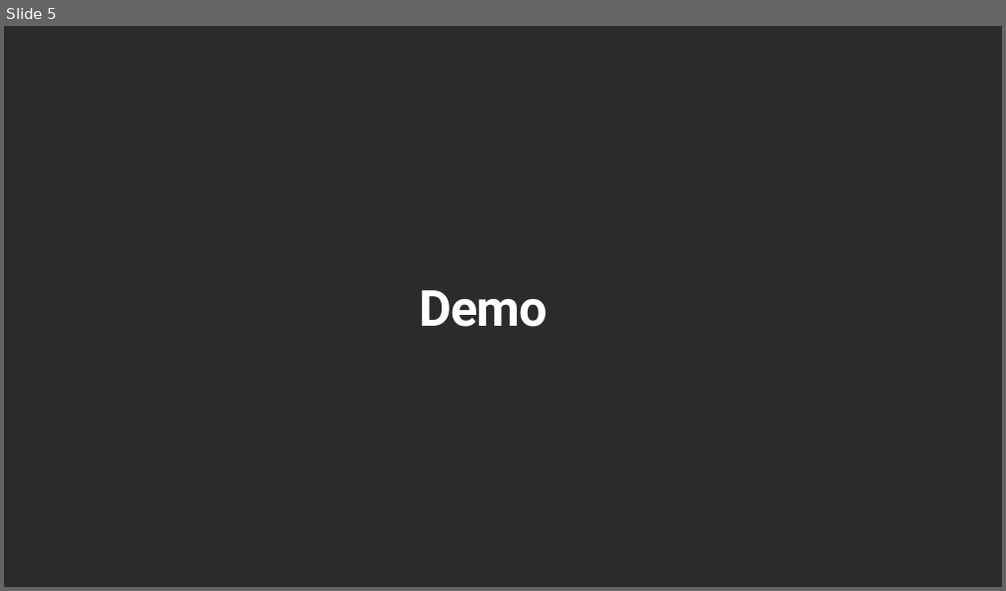
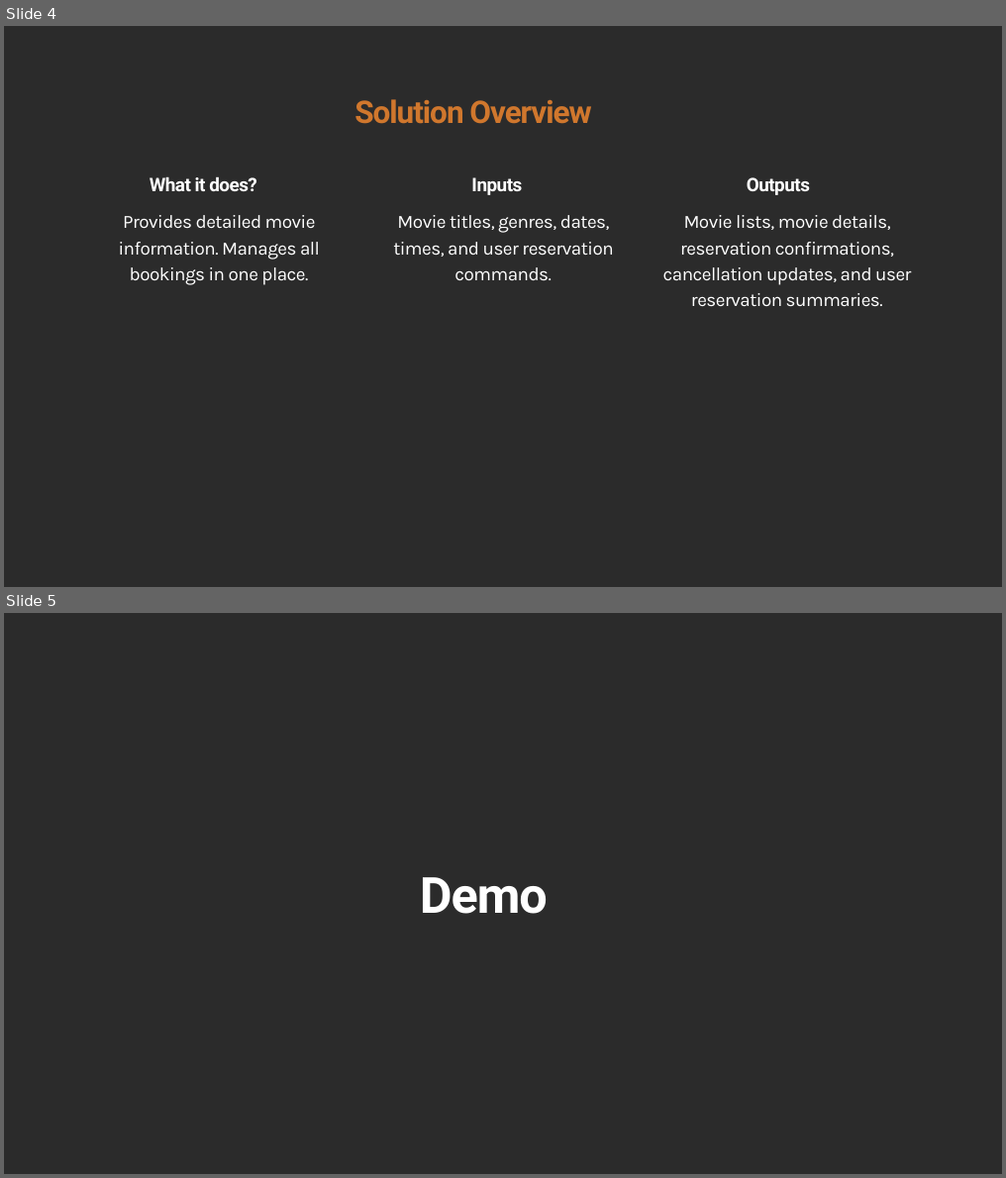
Before and after one commit to NewOrbit/Hackathon-2025, a slide deck: demo/demo_template 1.pptx. Shown one above the other, each under a label of ours: slide 5 before the commit, slides 4 and 5 after it. The pictures are 1006x591 and 1006x1178 pixels, drawn with LibreOffice and Linux fonts; fonts in the diff are those of the drawing; background and template pictures are left out; a plain dark background stands for a picture behind light text. Boxes give left, top, right and bottom in pixels: in the first picture for what was removed or moved away, otherwise in the second. Text is boxed around its words. In the diff, an @@ line names an element or a change of style, - is before the commit and + after.

```diff
--- a/demo/demo_template 1.pptx
+++ b/demo/demo_template 1.pptx
@@ slide 4 added at <box>4,26,1002,587</box>, background picture (left out) @@
@@ text added at <box>354,99,591,124</box>, 45 pt, text #D0772D, bold @@
+Solution Overview
@@ text added at <box>150,177,257,191</box>, 27 pt, text #FFFFFF, bold @@
+What it does?
@@ text added at <box>471,177,522,195</box>, 27 pt, text #FFFFFF, bold @@
+Inputs
@@ text added at <box>746,177,810,195</box>, 27 pt, text #FFFFFF, bold @@
+Outputs
@@ text added at <box>119,215,320,285</box>, 27 pt, text #FFFFFF @@
+Provides detailed movie information. Manages all bookings in one place.
@@ text added at <box>393,215,613,280</box>, 27 pt, text #FFFFFF @@
+Movie titles, genres, dates, times, and user reservation commands.
@@ text added at <box>663,215,911,307</box>, 27 pt, text #FFFFFF @@
+Movie lists, movie details, reservation confirmations, cancellation updates, and user reservation summaries.
```
Also in this commit, not shown: 1 slide changed, 2 other slides added, 3 slides removed, 3 other files.
